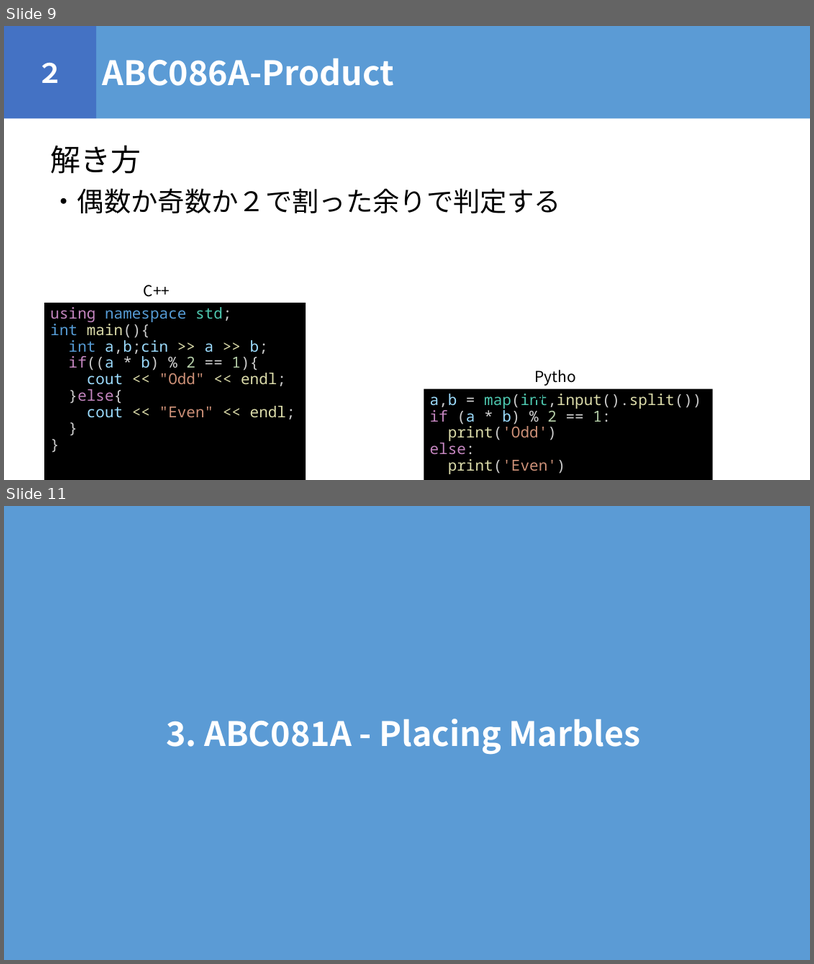
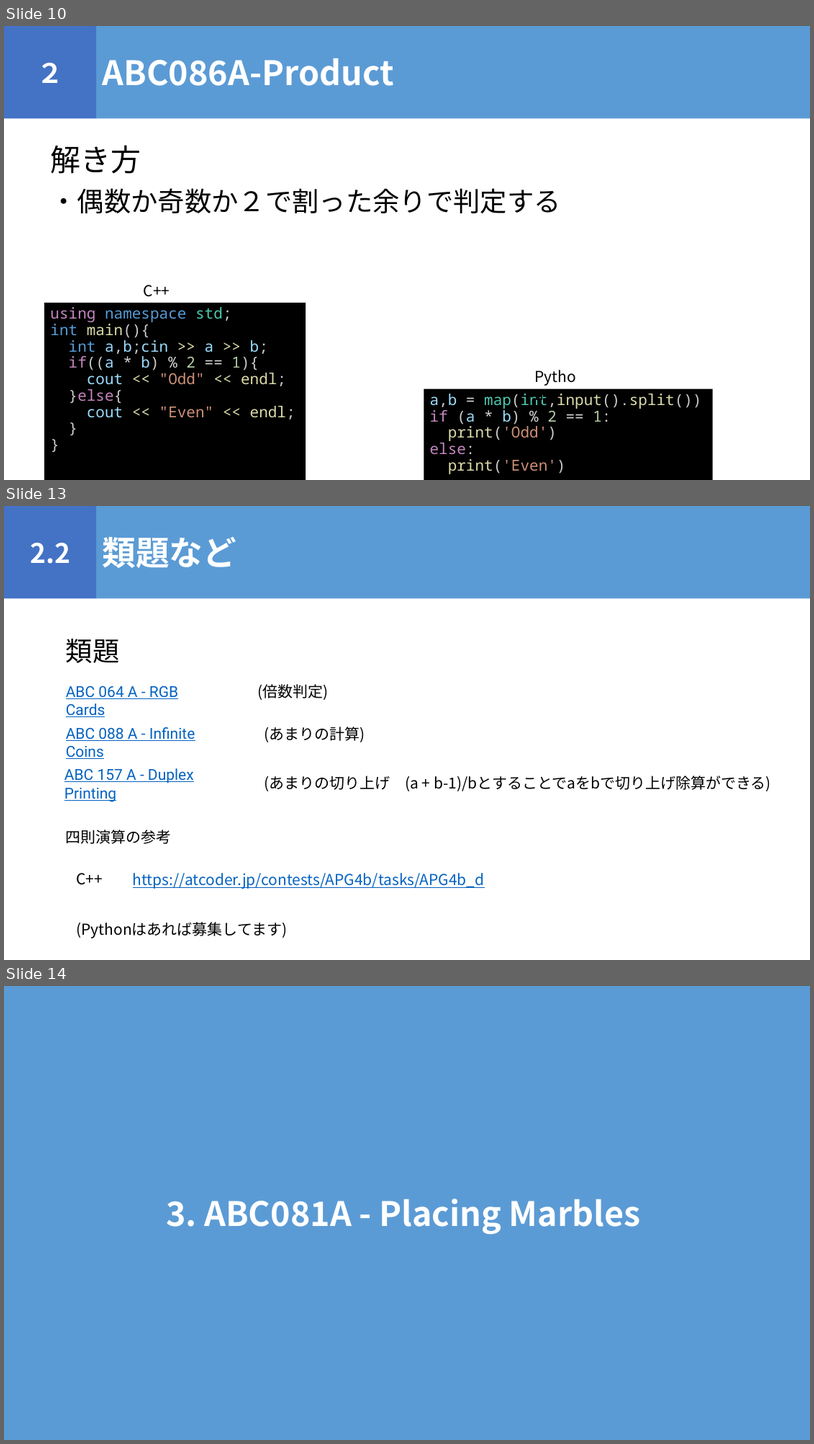
Before and after one commit to igeeeeee/triC_AtCoder_Beginners_Selection, a slide deck: ABS_勉強会.pptx. Shown one above the other, each under a label of ours: slides 9 and 11 before the commit, slides 10, 13 and 14 after it; the slides between them are not shown. The pictures are 814x964 and 814x1444 pixels, drawn with LibreOffice and Linux fonts; fonts in the diff are those of the drawing. Boxes give left, top, right and bottom in pixels: in the first picture for what was removed or moved away, otherwise in the second. Text is boxed around its words. In the diff, an @@ line names an element or a change of style, - is before the commit and + after.

Commit message:
類題の追加

```diff
--- a/ABS_勉強会.pptx
+++ b/ABS_勉強会.pptx
@@ slide 13 added at bbox=[4, 506, 810, 960], background #FFFFFF @@
@@ rectangle added at bbox=[4, 506, 97, 599], fill #4472C4, 32 pt, text #FFFFFF, bold @@
+2.2
@@ rectangle added at bbox=[97, 506, 810, 599], fill #5B9BD5, 40 pt, text #FFFFFF, bold @@
+類題など
@@ text added at bbox=[66, 638, 120, 663], 32 pt, text #000000 @@
+類題
@@ text added at bbox=[66, 686, 178, 717], 18 pt, text #0563C1, underline @@
+ABC 064 A - RGB Cards
@@ text added at bbox=[258, 684, 329, 700], 18 pt, text #000000 @@
+(倍数判定)
@@ text added at bbox=[66, 727, 196, 759], 18 pt, text #0563C1, underline @@
+ABC 088 A - Infinite Coins
@@ text added at bbox=[264, 726, 365, 742], 18 pt, text #000000 @@
+(あまりの計算)
@@ text added at bbox=[64, 768, 194, 802], 18 pt, text #0563C1, underline @@
+ABC 157 A - Duplex Printing
@@ text added at bbox=[264, 775, 772, 791], 18 pt, text #000000 @@
+(あまりの切り上げ (a + b-1)/bとすることでaをbで切り上げ除算ができる)
@@ text added at bbox=[66, 829, 172, 844], 18 pt, text #000000 @@
+四則演算の参考
@@ text added at bbox=[76, 872, 103, 885], 18 pt, text #000000 @@
+C++
@@ text added at bbox=[133, 872, 485, 888], 18 pt, text #0563C1, underline @@
+https://atcoder.jp/contests/APG4b/tasks/APG4b_d
@@ text added at bbox=[76, 921, 287, 938], 18 pt, text #000000 @@
+(Pythonはあれば募集してます)
@@ what was slide 9 is now slide 10 @@
@@ what was slide 11 is now slide 14 @@
```
Also in this commit, not shown: 7 slides changed, 12 other slides added, 1 other file.
